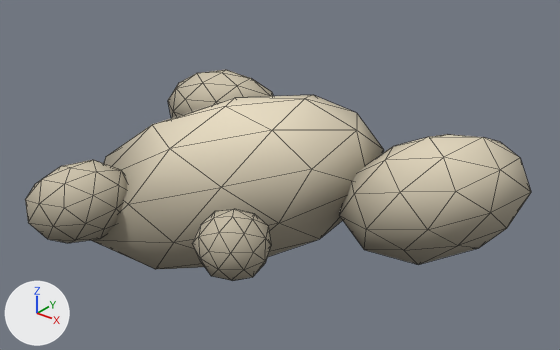
The glTF model games/dig-to-the-core/models/pebble.glb, before and after one commit.
Rendered twice from a 50 mm camera at (0.234, -0.26, 0.159) aimed at (0.021, 0.006, -0.006). Arrows for +X, +Y and +Z are at lower left; the lights stay in place. The older version comes first. Mesh edges are drawn as thin lines. Vertices at exactly the same position are counted once.

In view in the first picture: 'Pebble'.
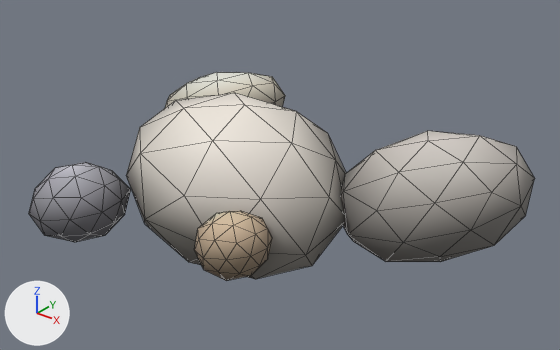
Where the change shows, as pixel boxes [x1, y1, x2, y2] in the pictures (560 x 350 px; the box of a moved part takes in the faces that stretch with it):
'Pebble', recoloured, reshaped: before [25, 70, 531, 281]; after [29, 72, 535, 281]
part 1 of me_icosphere, moved or reshaped: before [91, 95, 384, 269]; after [126, 93, 346, 279]
part 2 of me_icosphere, moved or reshaped: before [339, 134, 531, 265]; after [341, 131, 535, 262]
part 3 of me_icosphere, moved or reshaped: before [168, 70, 273, 118]; after [164, 72, 285, 109]
part 4 of me_icosphere, moved or reshaped: before [25, 160, 127, 243]; after [29, 162, 131, 242]
part 5 of me_icosphere, moved or reshaped: before [192, 209, 271, 281]; after [194, 211, 272, 281]
part 6 of me_icosphere, recoloured: before [25, 90, 490, 270]; after [29, 77, 535, 279]
part 7 of me_icosphere, recoloured: before [29, 186, 530, 276]; after [29, 179, 494, 279]
part 8 of me_icosphere, recoloured: before [192, 225, 403, 281]; after [127, 178, 526, 281]
part 9 of me_icosphere, recoloured: before [25, 70, 531, 253]; after [33, 72, 517, 243]

The change, as a list of edits to the scene's bpy script:
```text
Change mat_cream:
    remove n2 = _N.new('ShaderNodeMix'); n2.name = 'Mix'
    remove n2.data_type = 'RGBA'
    remove n2.blend_type = 'MULTIPLY'
    remove n2.inputs[0].default_value = 1.0  # 'Factor'
    remove n2.inputs[7].default_value = (0.863, 0.768, 0.577, 1.0)  # 'B', beige #efe3c8
    where n0 = _N.new('ShaderNodeBsdfPrincipled'); n0.name = 'Principled BSDF'
    where n3 = _N.new('ShaderNodeVertexColor'); n3.name = 'Color Attribute'
    remove _L.new(n2.outputs[2], n0.inputs[0])  # 'Result' to 'Base Color'
    remove _L.new(n3.outputs[0], n2.inputs[6])  # 'Color' to 'A'
    add _L.new(n3.outputs[0], n0.inputs[0])  # 'Color' to 'Base Color'
Change me_icosphere:
    used by ob_pebble; location = (0.0, 0.0, 0.0)
    remove me_icosphere.from_pydata(...)  # 210 vertices, 400 faces; spans x -0.1..0.128, y -0.097..0.088, z -0.048..0.027
    add me_icosphere.from_pydata(...)  # 210 vertices, 400 faces; spans x -0.096..0.128, y -0.098..0.092, z -0.048..0.027
    me_icosphere part 1: the loose piece of 42 vertices spanning x -0.063..0.066, y -0.076..0.072, z -0.048..0.027 is multiplied about its middle by the matrix ((0.196, -0.98, -0.017), (0.957, 0.188, 0.221), (-0.213, -0.06, 0.975)), then moved by (0.001, 0.003, 0.0)
    me_icosphere part 2: the loose piece of 42 vertices spanning x 0.051..0.128, y -0.01..0.086, z -0.035..0.02 is multiplied about its middle by the matrix ((-0.917, -0.249, -0.311), (0.27, -0.962, -0.028), (-0.292, -0.109, 0.95)), then moved by (-0.002, 0.0, 0.0)
    me_icosphere part 3: the loose piece of 42 vertices spanning x -0.1..-0.026, y 0.028..0.088, z -0.027..0.015 is multiplied about its middle by the matrix ((0.638, -0.743, -0.201), (0.765, 0.642, 0.051), (0.091, -0.187, 0.978))
    me_icosphere part 4: the loose piece of 42 vertices spanning x -0.053..-0.008, y -0.097..-0.05, z -0.021..0.013 is multiplied about its middle by the matrix ((0.009, -0.954, -0.3), (0.991, -0.031, 0.128), (-0.131, -0.298, 0.945)), then moved by (0.0, -0.001, 0.0)
    me_icosphere part 5: the loose piece of 42 vertices spanning x 0.034..0.066, y -0.075..-0.045, z -0.016..0.011 is multiplied about its middle by the matrix ((-0.121, 0.992, -0.022), (-0.979, -0.116, 0.17), (0.166, 0.042, 0.985)), then moved by (-0.001, 0.0, 0.0)
    me_icosphere part 6: 134 faces centred in x -0.097..0.113, y -0.095..0.086, z -0.047..0.005 are repainted in the vertex colours; the middle colour goes from grey #a1a1a1 to grey #847d74
    me_icosphere part 7: 100 faces centred in x -0.066..0.125, y -0.095..0.08, z -0.034..0.004 are repainted in the vertex colours; the middle colour goes from grey #9f9f9f to dark grey #666365
    me_icosphere part 8: 44 faces centred in x -0.086..0.084, y -0.075..0.068, z -0.038..0.002 are repainted in the vertex colours; the middle colour goes from grey #9e9e9e to brown #7e7261
    me_icosphere part 9: 122 faces centred in x -0.097..0.122, y -0.091..0.085, z -0.006..0.025 are repainted in the vertex colours; the middle colour goes from light grey #d0d0d0 to grey #bbafa8
```
